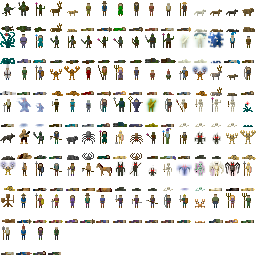
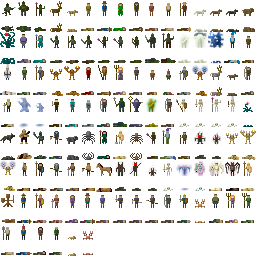
Comparing the layer stacks of the two w=256, h=256 images. Changes:
painted on "Background" over [48, 231, 93, 256]
